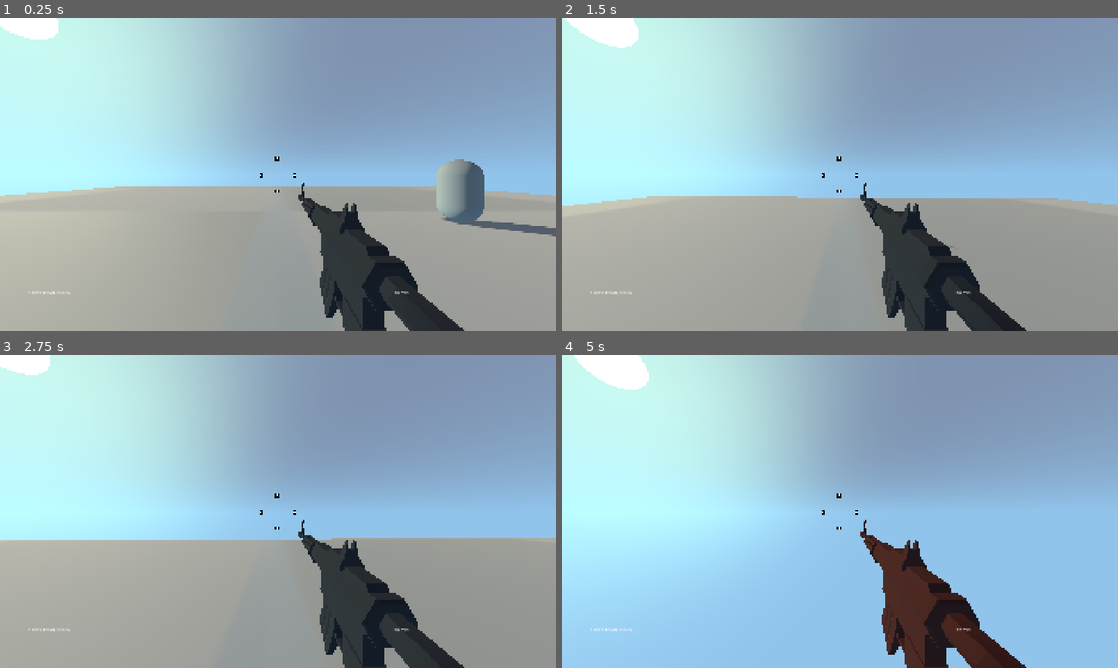
Above: before the commit, frames 1-4 (two rows, left to right).
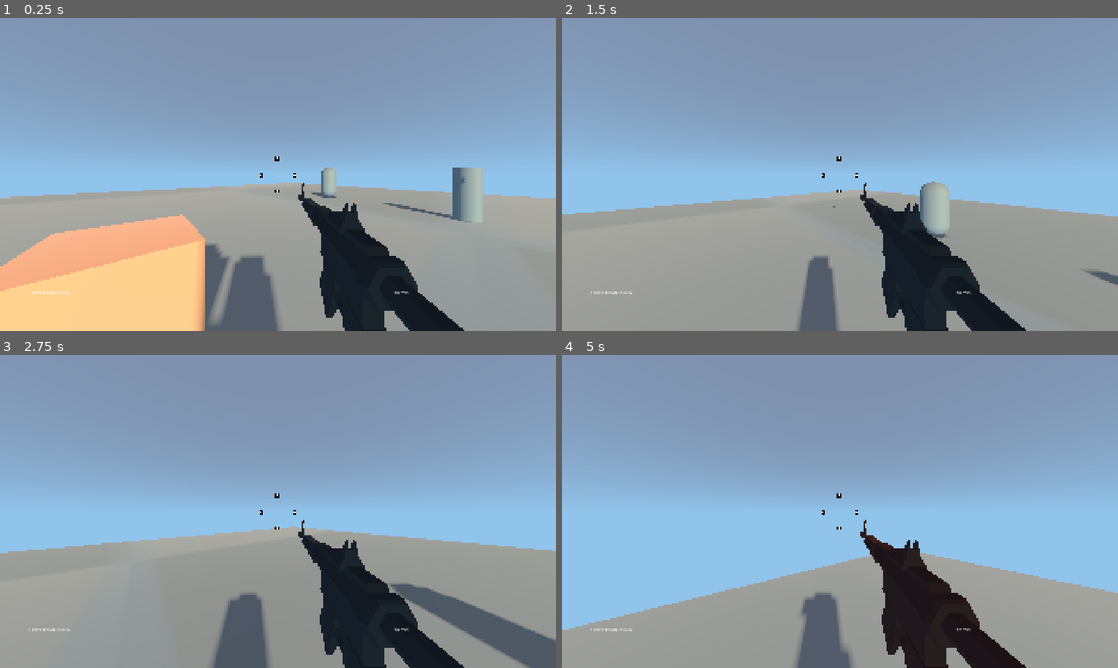
Above: after the commit, the same moments.

Repository: coreyames/my-fps-template
Game: Godot game, scene res://scenes/environment/world.tscn
The game is run twice, just before and just after one commit, with the same random seed, the same clock (stepped at 60 frames per second) and the same inputs.
Inputs (mouse positions are in pixels of both pictures, inside the frame that each line leads up to):
- Up to frame 1 (0.25 s): no input
- Up to frame 2 (1.5 s): tap Enter at 0.5 s; move the mouse to (867, 174) at 0.52 s; hold W (fwd) from 0.53 s (still down); tap S (bwd) at 0.6 s; tap Space (jump) at 0.77, 1.07 s; click (867, 174) at 0.8 s; move the mouse to (812, 174) at 1.27 s; click (812, 174) at 1.35 s
- Up to frame 3 (2.75 s): keep holding W (fwd); tap Space (jump) at 1.52, 1.55, 1.82, 2.1 s; move the mouse to (289, 505) at 2.02 s; tap S (bwd) at 2.3 s
- Up to frame 4 (5 s): keep holding W (fwd); move the mouse to (834, 517) at 2.77 s; tap S (bwd) at 2.85, 4.55 s; tap Space (jump) at 3.02, 3.32, 3.77, 3.8, 4.07, 4.52, 4.82 s; click (834, 517) at 3.05 s; move the mouse to (878, 514) at 3.52 s; hold Q (switch_equipped) 3.53-4.28 s; move the mouse to (795, 508) at 4.27 s; click (795, 508) at 4.35 s

The runs differ from the first frame. In frame 1, 46% of the frame differs, in the area x 0-100%, y 0-100%; in frame 2, 33%; in frame 3, 36%; in frame 4, 57%.

Commit message:
pc and npc basic projectile hit management; npc shoot at playerdirection; hud tied in to being hit and to shooting

Diff:
--- a/scenes/entity/actors/npc.gd
+++ b/scenes/entity/actors/npc.gd
@@ -1,24 +1,28 @@
 extends CharacterBody3D
 
-signal was_hit
+var world: Node3D
+var player_location: Vector3
+var player_node: CharacterBody3D
 
 const SPEED: float = 5.0
 const JUMP_VELOCITY: float = 4.5
 const dir_actions: Array[StringName] =  ["ui_left", "ui_right", "ui_up", "ui_down"]
 
-var chance_to_change: float = .5
-var chance_to_jump: float = .3
-var dir_entropy: float = 0
-var jump_entropy: float = 0
 var current_action: StringName = "ui_up"
 var input_dir: Vector2 = Vector2(0.0, 0.0)
+var stand_still: bool = true
+var chance_to_change_dir: float = .5
+var dir_entropy: float = 0
+
 var to_jump: bool = false
-var stand_still: bool = true
+var chance_to_jump: float = .3
+var jump_entropy: float = 0
 
+var to_shoot: bool = false
+var pacifist: bool = false
 var maintain_pc_los: bool = true
-var player_location: Vector3
-var player_node: CharacterBody3D
-var world: Node3D
+var chance_to_shoot: float = .2
+var shoot_entropy: float = 0
 
 func _ready() -> void:
 	world = get_parent()
@@ -28,7 +32,7 @@
 	return
 
 func generate_input() -> void:
-	var dir_chance = chance_to_change * dir_entropy
+	var dir_chance = chance_to_change_dir * dir_entropy
 	var dir_roll = randf()
 	if dir_roll > 1 - dir_chance:
 		current_action = dir_actions.pick_random()
@@ -43,6 +47,14 @@
 		jump_entropy = 0
 	else:
 		jump_entropy += .001
+
+	var shoot_chance = chance_to_shoot * shoot_entropy
+	var shoot_roll = randf()
+	if shoot_roll > 1 - shoot_chance:
+		to_shoot = true
+		shoot_entropy = 0
+	else:
+		shoot_entropy += .001
 
 	match current_action:
 		"ui_left":
@@ -75,6 +87,9 @@
 		velocity.y = JUMP_VELOCITY
 		to_jump = false
 
+	if to_shoot && !pacifist:
+		shoot_at_player()
+
 	# Get the input direction and handle the movement/deceleration.
 	var direction := (transform.basis * Vector3(input_dir.x, 0, input_dir.y)).normalized()
 	if direction && !stand_still:
@@ -85,13 +100,24 @@
 		velocity.z = move_toward(velocity.z, 0, SPEED)
 
 	if (move_and_slide()):
-		handle_collision()
+		handle_collisions()
 	return
 
-func handle_collision() -> void:
-	var cid: int = get_last_slide_collision().get_collider_id()
-	if cid != world.level_collision_id:
-		Debug.log(str(cid))
-		#was_hit.emit(cid)
-		SignalBus.projectile_hit.emit(cid)
+func handle_proj_collision(collision: KinematicCollision3D) -> void:
+	var collider: Node3D = collision.get_collider()
+	Debug.log(str(collider))
+	SignalBus.projectile_hit.emit(collider.get_instance_id())
 	return
+
+func handle_collisions() -> void:
+	for i in range(get_slide_collision_count()):
+		var collision: KinematicCollision3D = get_slide_collision(i)
+		var collider: Node3D = collision.get_collider()
+		if collider.get_instance_id() != world.level_collision_id:
+			if collider is Projectile:
+				handle_proj_collision(collision)
+	return
+
+func shoot_at_player() -> void:
+	$Camera3D/Equipped.use($Camera3D.project_ray_normal(Vector2(1920.0/2, 1080.0/2)))
+	to_shoot = false
--- a/scenes/entity/actors/pc.gd
+++ b/scenes/entity/actors/pc.gd
@@ -1,11 +1,15 @@
 extends CharacterBody3D
+
+var world: Node3D
 
 signal was_hit
 
 const SPEED: float = 5.0
 const JUMP_VELOCITY: float = 4.5
+var is_ready_jump: bool = true
+var is_directed: bool = false
+var was_airborne: bool = false
 
-var is_ready_jump = true
 const walking_clip: AudioStreamMP3 = preload("res://audio/walking.mp3")
 const jump_clip: AudioStreamMP3 = preload("res://audio/jump.mp3")
 
@@ -20,9 +24,6 @@
 
 var debug_node: Control = null
 
-var is_directed: bool = false
-var was_airborne: bool = false
-
 const gun_ar_scene: Resource = preload('res://scenes/entity/objects/equippable/gun_ar.tscn')
 const gun_ar2_scene: Resource = preload('res://scenes/entity/objects/equippable/gun_ar2.tscn')
 @export var equipped: Equippable
@@ -30,13 +31,14 @@
 var viewmodel: Transform3D
 
 func _ready() -> void:
-		Debug.connect("toggle_debug", _on_toggle_debug)
-		Input.mouse_mode = Input.MOUSE_MODE_CAPTURED
-		stored = gun_ar2_scene.instantiate()
-		viewmodel = equipped.transform
-		stored.transform = viewmodel
-		$Sound.volume_db = -15
-		return
+	world = get_parent()
+	Debug.connect("toggle_debug", _on_toggle_debug)
+	Input.mouse_mode = Input.MOUSE_MODE_CAPTURED
+	stored = gun_ar2_scene.instantiate()
+	viewmodel = equipped.transform
+	stored.transform = viewmodel
+	$Sound.volume_db = -15
+	return
 
 func _physics_process(delta: float) -> void:
 	if not is_on_floor():
@@ -60,13 +62,11 @@
 		return
 
 	if Input.is_action_just_pressed("jump") and is_on_floor():
-		# TODO remove mock-hit-on-jump later
-		# was_hit.emit()
 		jump_sound()
 		velocity.y = JUMP_VELOCITY
 
-	var input_dir := Input.get_vector("left", "right", "fwd", "bwd")
-	var direction := (transform.basis * Vector3(input_dir.x, 0, input_dir.y)).normalized()
+	var input_dir = Input.get_vector("left", "right", "fwd", "bwd")
+	var direction = (transform.basis * Vector3(input_dir.x, 0, input_dir.y)).normalized()
 
 	#TODO need to replace hardcoded values when adding resolution adjustment option
 	if Input.is_action_just_pressed("use") && equipped != null:
@@ -86,7 +86,8 @@
 		velocity.x = move_toward(velocity.x, 0, SPEED)
 		velocity.z = move_toward(velocity.z, 0, SPEED)
 
-	move_and_slide()
+	if (move_and_slide()):
+		handle_collisions()
 	return
 
 func _input(event: InputEvent) -> void:
@@ -159,3 +160,19 @@
 		equipped = to_equip
 		$Camera3D.add_child(equipped)
 	return
+
+func handle_proj_collision(collision: KinematicCollision3D) -> void:
+	var collider: Node3D = collision.get_collider()
+	Debug.log(str(collider))
+	was_hit.emit()
+	SignalBus.projectile_hit.emit(collider.get_instance_id())
+	return
+
+func handle_collisions() -> void:
+	for i in range(get_slide_collision_count()):
+		var collision: KinematicCollision3D = get_slide_collision(i)
+		var collider: Node3D = collision.get_collider()
+		if collider.get_instance_id() != world.level_collision_id:
+			if collider is Projectile:
+				handle_proj_collision(collision)
+	return
--- a/scenes/entity/objects/equippable/gun_ar.gd
+++ b/scenes/entity/objects/equippable/gun_ar.gd
@@ -14,7 +14,7 @@
 	return
 
 func shoot(direction: Vector3) -> void:
-	var projectile: Proj = ammo_scene.instantiate()
+	var projectile: Projectile = ammo_scene.instantiate()
 	projectile.position = global_position
 	projectile.rotation = global_rotation
 	projectile.translate_object_local(Vector3(0, PROJ_SPAWN_Y_OFFSET, PROJ_SPAWN_Z_OFFSET))
--- a/scenes/entity/objects/proj.gd
+++ b/scenes/entity/objects/proj.gd
@@ -1,4 +1,4 @@
-class_name Proj
+class_name Projectile
 extends AnimatableBody3D
 
 const SPEED = 60
--- a/scenes/environment/world.tscn
+++ b/scenes/environment/world.tscn
@@ -63,6 +63,7 @@
 [node name="Level" parent="." unique_id=1335998995 instance=ExtResource("1_wcnsb")]
 
 [node name="Player" parent="." unique_id=2121428152 instance=ExtResource("2_tmq7g")]
+transform = Transform3D(-0.6481864, 0, -0.7614817, 0, 1, 0, 0.7614817, 0, -0.6481864, 0, 0, 0)
 
 [node name="Sun" type="DirectionalLight3D" parent="." unique_id=178360773]
 transform = Transform3D(0.5316124, -0.38471743, -0.7545733, 0.049793534, -0.8751539, 0.48127586, -0.845523, -0.29342505, -0.44608623, -5.4968576, 17.952604, 16.24462)
@@ -92,7 +93,7 @@
 mesh = SubResource("BoxMesh_tlwt5")
 
 [node name="Enemy" parent="." unique_id=173467109 instance=ExtResource("5_xrntt")]
-transform = Transform3D(1, 0, 0, 0, 1, 0, 0, 0, 1, 5.892113, 0, -5.2646914)
+transform = Transform3D(1, 0, 0, 0, 1, 0, 0, 0, 1, 5.892113, 0, 9.54057)
 
 [node name="NPC" parent="." unique_id=644000164 instance=ExtResource("6_tmq7g")]
 transform = Transform3D(0.7146192, 0, -0.6995137, 0, 1, 0, 0.6995137, 0, 0.7146192, 0, 0, 8.242425)
--- a/scenes/ui/hud.gd
+++ b/scenes/ui/hud.gd
@@ -5,12 +5,13 @@
 var remaining: int = START_HP
 var loaded: int
 var reserve: int
+var equipped: Equippable
 
 func _ready() -> void:
 	$Status/HP.text = str(remaining) + ' HITS REMAINING'
 	get_parent().connect('was_hit', _on_was_hit)
 
-	var equipped: Equippable = get_parent().equipped
+	equipped = get_parent().equipped
 	if equipped != null:
 		equipped.connect('used', _on_equipped_used)
 		if equipped.max_loaded != null && equipped.max_reserve != null:
@@ -29,7 +30,10 @@
 	return
 
 func update_ammo_count(_loaded: int, _reserve: int):
+	# 'infinite ammo' effective for now
 	loaded = _loaded
+	if loaded == 0:
+		loaded = equipped.max_loaded
 	reserve = _reserve
 	$EquippedInfo/Ammo.text = str(loaded) + ' / ' + str(reserve)
 	return
